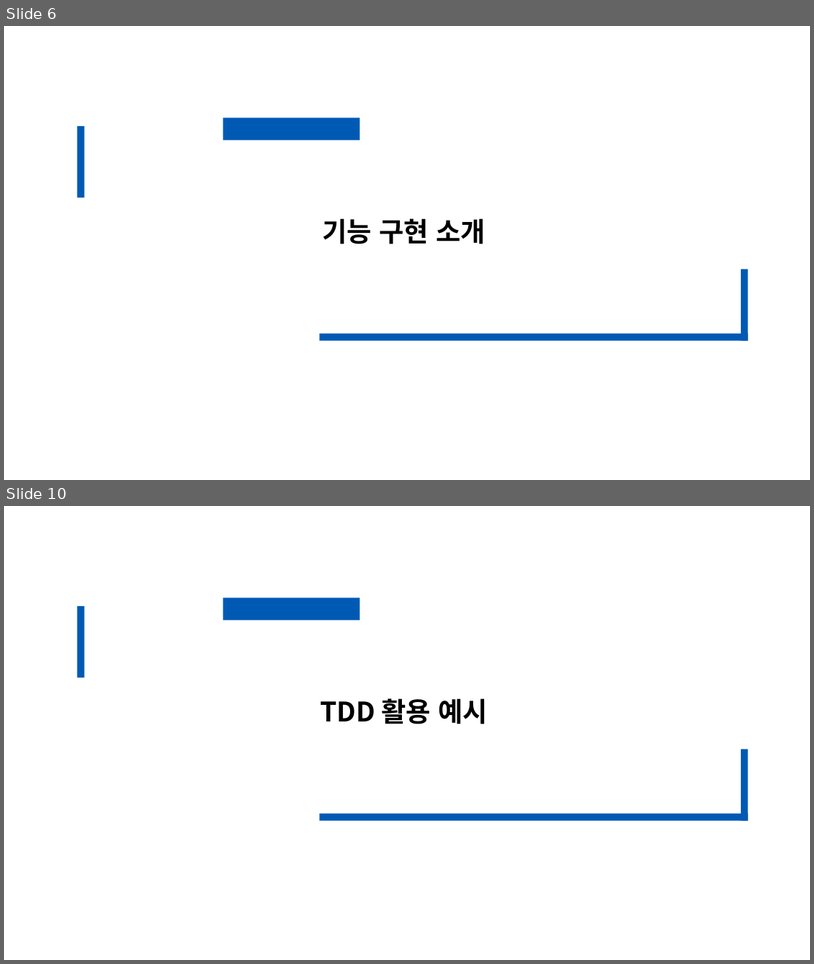
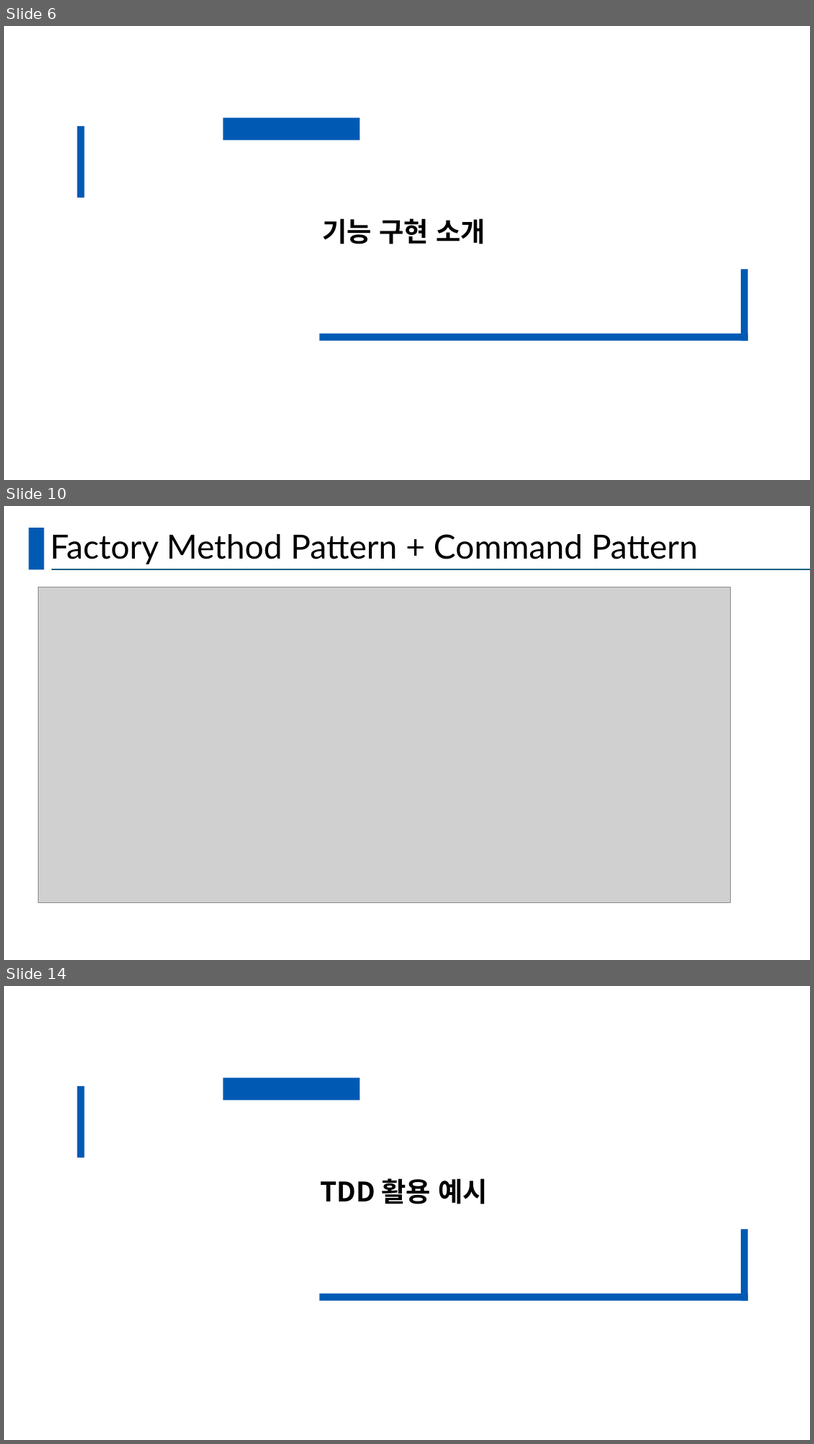
Before and after one commit to hy-ra-na/presentation_Americano, a slide deck: 발표양식.pptx. Shown one above the other, each under a label of ours: slides 6 and 10 before the commit, slides 6, 10 and 14 after it; the slides between them are not shown. The pictures are 814x964 and 814x1444 pixels, drawn with LibreOffice and Linux fonts; fonts in the diff are those of the drawing; grey boxes stand for pictures. Boxes give left, top, right and bottom in pixels: in the first picture for what was removed or moved away, otherwise in the second. Text is boxed around its words. In the diff, an @@ line names an element or a change of style, - is before the commit and + after.

```diff
--- a/발표양식.pptx
+++ b/발표양식.pptx
@@ slide 10 added at <box>4,506,810,960</box>, background #FFFFFF @@
@@ rectangle added at <box>28,528,44,569</box>, fill #005AB4 @@
@@ title added at <box>50,534,698,564</box>, 39.6 pt, text #000000 @@
+Factory Method Pattern + Command Pattern
@@ line added from (52, 569) to (810, 569), #156082 1.5 pt @@
@@ picture added at <box>38,587,731,902</box> @@
@@ what was slide 10 is now slide 14 @@
```
Also in this commit, not shown: 2 slides changed, 8 other slides added, 3 slides removed.
